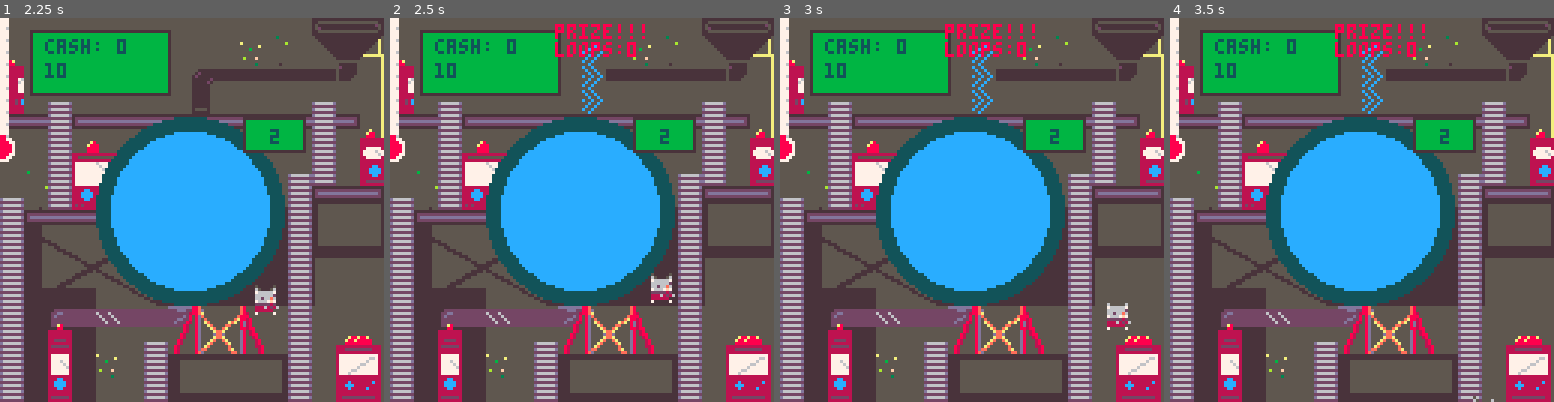
Above: before the commit, frames 1-4 (left to right).
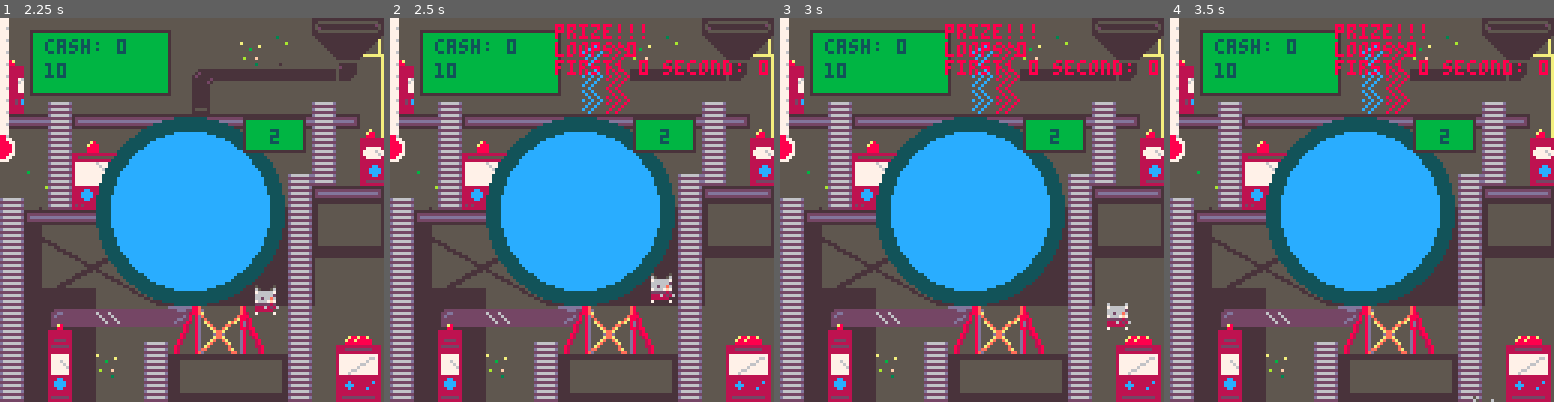
Above: after the commit, the same moments.

Repository: keatontate/gmtk-jam-2025
Game: PICO-8 cartridge src/loop-game.p8
Same seed, same stepped clock (60 frames per second), same inputs: the game is played once before the commit and once after it.
Inputs:
- Up to frame 1 (2.25 s): tap X (X key) at 0.33, 1.07, 1.85 s; tap O (Z key) at 0.7, 1.7, 2.1 s; hold Right 1.6-2.1 s; hold Up from 2.15 s (still down)
- Up to frame 2 (2.5 s): release Up at 2.42 s; hold Right from 2.47 s (still down)
- Up to frame 3 (3 s): keep holding Right; tap O (Z key) at 2.5, 2.9 s; tap X (X key) at 2.97 s
- Up to frame 4 (3.5 s): release Right at 3.03 s; hold Left from 3.08 s (still down); tap O (Z key) at 3.3 s

Frame 1 is identical in both runs. In frame 2, 1.2% of the frame differs, in the area x 42-99%, y 6-25%; in frame 3, 1.2%; in frame 4, 1.2%.

Commit message:
Got loops to correctly countgit status

Diff:
--- a/src/character.lua
+++ b/src/character.lua
@@ -8,7 +8,6 @@
   actively_climbing=false,
   w = 8,
   h = 8,
-  prevx = 63
 }
 
 debug_msg = ""
@@ -221,17 +220,17 @@
   end
 
   -- prize logic
-  local loop_flag = 7
-  if fget(get_tile(pl.x, pl.y), loop_flag) then
-    -- get character velocity
-    if (pl.x > pl.prevx) then
-      loop_right()
-    elseif (pl.x < pl.prevx) then
-      loop_left()
-    end
-  end
-
-  pl.prevx = pl.x
+  local first_loop_flag = 6
+  local second_loop_flag = 7
+
+  if fget(get_tile(pl.x, pl.y), first_loop_flag) then
+    passed_first()
+  elseif fget(get_tile(pl.x, pl.y), second_loop_flag) then
+    passed_second()
+  else
+    reset_loop_indicator()
+  end
+
 
 end
 
--- a/src/loop-game.p8
+++ b/src/loop-game.p8
@@ -101,17 +101,17 @@
 00000000000000000000000000000000000000000000000000000000000000000000000000000000000000000000000000000000000000000000000000000000
 00000000000000000000000000000000000000000000000000000000000000000000000000000000000000000000000000000000000000000000000000000000
 00000000000000000000000000000000000000000000000000000000000000000000000000000000000000000000000000000000000000000000000000000000
-000000000000000000000000500500000000a00a0000000000000000000000000000000000000000000000000000000000000000000000000000000000000000
-00000000000000000000000005005000000a00a00000000000000000000000000000000000000000000000000000000000000000000000000000000000000000
-0000000000000000000000000050050000a00a000000000000000000000000000000000000000000000000000000000000000000000000000000000000000000
-000000000000000000000000500500500a00a00a0000000000000000000000000000000000000000000000000000000000000000000000000000000000000000
-00000000000000000000000000500500a00a00a00000000000000000000000000000000000000000000000000000000000000000000000000000000000000000
-000000000000000000000000050050000a00a00a0000000000000000000000000000000000000000000000000000000000000000000000000000000000000000
-0000000000000000000000005005000000a00a000000000000000000000000000000000000000000000000000000000000000000000000000000000000000000
-00000000000000000000000000500000000a00a00000000000000000000000000000000000000000000000000000000000000000000000000000000000000000
+000000000000000000000000500500000d00d0000000000000000000000000000000000000000000000000000000000000000000000000000000000000000000
+0000000000000000000000000500500000d00d000000000000000000000000000000000000000000000000000000000000000000000000000000000000000000
+00000000000000000000000000500500d00d00d00000000000000000000000000000000000000000000000000000000000000000000000000000000000000000
+000000000000000000000000500500500d00d00d0000000000000000000000000000000000000000000000000000000000000000000000000000000000000000
+00000000000000000000000000500500d00d00d00000000000000000000000000000000000000000000000000000000000000000000000000000000000000000
+0000000000000000000000000500500000d00d000000000000000000000000000000000000000000000000000000000000000000000000000000000000000000
+000000000000000000000000500500000d00d0000000000000000000000000000000000000000000000000000000000000000000000000000000000000000000
+00000000000000000000000000500000d00d00000000000000000000000000000000000000000000000000000000000000000000000000000000000000000000
 __gff__
 0000000000000002000101010401000000000000000000020000000004000000000000000000000808040000040000000000000000000008080400040100000000000000000000080804000400000000000000000000000000000001000000000000000405000000000000000000000000000004050000000000000000000000
-0000000401000000000000000000000000000001000000000000000000000000000000808000000000000000000000000000000000000000000000000000000000000000000000000000000000000000000000000000000000000000000000000000000000000000000000000000000000000000000000000000000000000000
+0000000401000000000000000000000000000001000000000000000000000000000000408000000000000000000000000000000000000000000000000000000000000000000000000000000000000000000000000000000000000000000000000000000000000000000000000000000000000000000000000000000000000000
 __map__
 1b0000000000000000000021005657583c000000000000000000000000000000000000000000000000000000000000000000000000000000000000000000000000000000000000000000000000000000000000000000000000000000000000000000000000000000000000000000000000000000000000000000000000000000
 2b0000000000000000003032006667683c000000000000000000000000000000000000000000000000000000000000000000000000000000000000000000000000000000000000000000000000000000000000000000000000000000000000000000000000000000000000000000000000000000000000000000000000000000
--- a/src/prize.lua
+++ b/src/prize.lua
@@ -11,12 +11,38 @@
 prize_prob = 1
 prize_going = false
 
-function loop_left()
-  prize_loops -= 1/5
+first_passes = 0
+second_passes = 0
+
+function passed_first()
+  if (second_passes - first_passes) == 1 then
+    -- wrong direction
+    prize_loops -= 1
+    -- reset everything
+    first_passes = 0
+    second_passes = 0
+  else
+    second_passes = 0
+    first_passes = 1
+  end
 end
 
-function loop_right()
-  prize_loops += 1/5
+function passed_second()
+  if (first_passes - second_passes) == 1 then
+    -- correct direction
+    prize_loops += 1
+    -- reset everything
+    first_passes = 0
+    second_passes = 0
+  else
+    second_passes = 1
+    first_passes = 0
+  end
+end
+
+function reset_loop_indicator()
+  first_passes = 0
+  second_passes = 0
 end
 
 function spawn_prize()
@@ -25,6 +51,10 @@
   mset(8, 1, 163)
   mset(8, 2, 163)
   mset(8, 3, 163)
+
+  mset(9, 1, 164)
+  mset(9, 2, 164)
+  mset(9, 3, 164)
 
 end
 
@@ -48,5 +78,6 @@
   if prize_going then
     print("prize!!!", 55, 2, prize_color)
     print("loops:" .. prize_loops, 55, 8, prize_color)
+    print("first: " .. first_passes .. " second: " .. second_passes, 55, 14, prize_color)
   end
 end
Not shown, changed: documentation/dev.md
